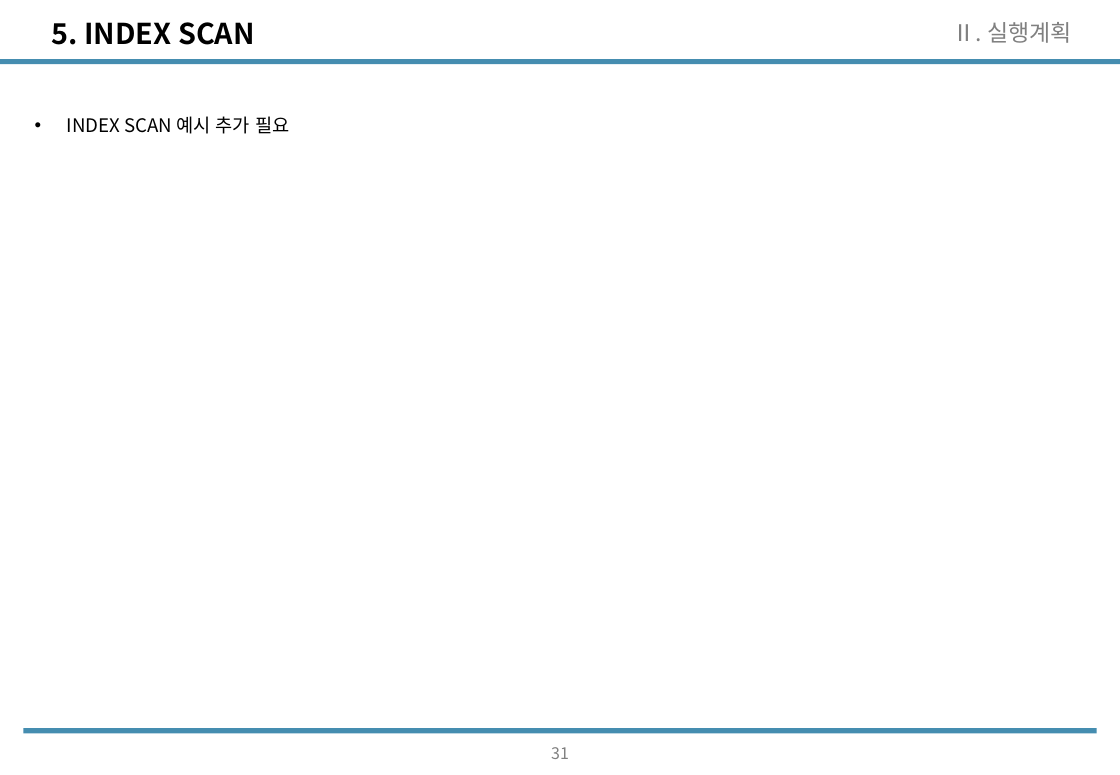
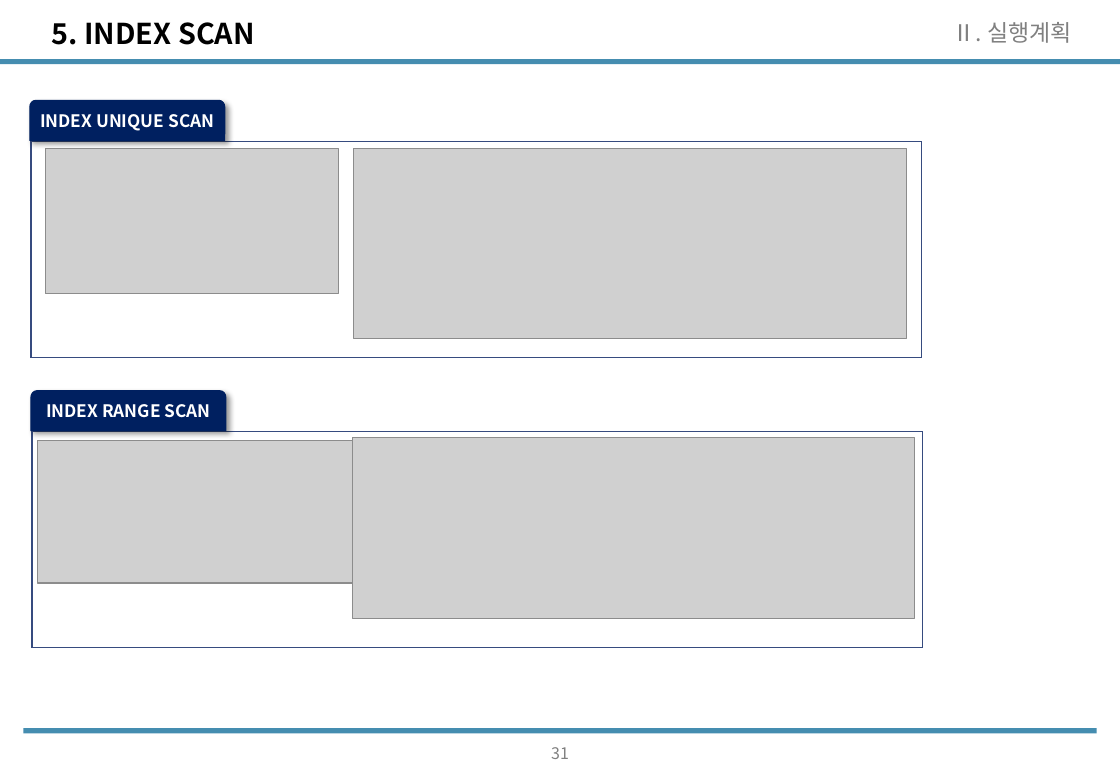
Before and after one commit to wooseok1152/SQL, a slide deck: slide 32 of SQL_seminar/SQL중상급활용_CH2.pptx. Drawn at 1120x775 pixels with LibreOffice and Linux fonts; fonts in the diff are those of the drawing; grey boxes stand for pictures. Boxes give left, top, right and bottom in pixels: in the first picture for what was removed or moved away, otherwise in the second. Text is boxed around its words. In the diff, an @@ line names an element or a change of style, - is before the commit and + after.

```diff
--- a/SQL_seminar/SQL중상급활용_CH2.pptx
+++ b/SQL_seminar/SQL중상급활용_CH2.pptx
@@ text removed at (x1=67, y1=116, x2=289, y2=134) @@
-• INDEX SCAN 예시 추가 필요
@@ group added at (x1=30, y1=100, x2=921, y2=358): 2 pictures, 1 rectangle, 1 freeform shape @@
+INDEX UNIQUE SCAN
@@ group added at (x1=31, y1=391, x2=922, y2=647): 2 pictures, 1 rectangle, 1 freeform shape @@
+INDEX RANGE SCAN
```
Also in this commit, not shown: 4 other slides changed, 11 slides added, 1 other file.
